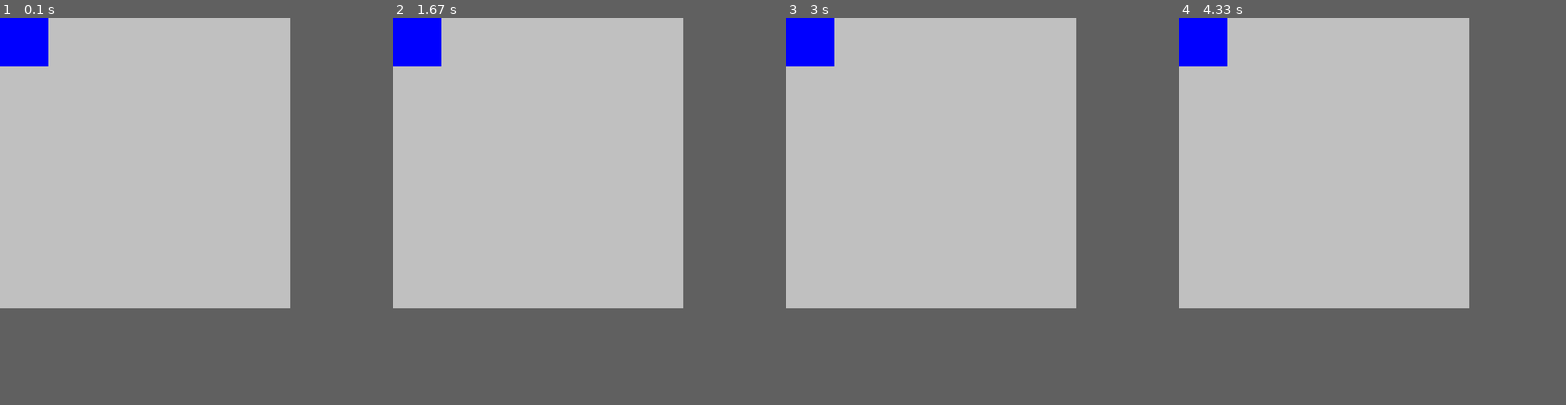
Above: before the commit, frames 1-4 (left to right).
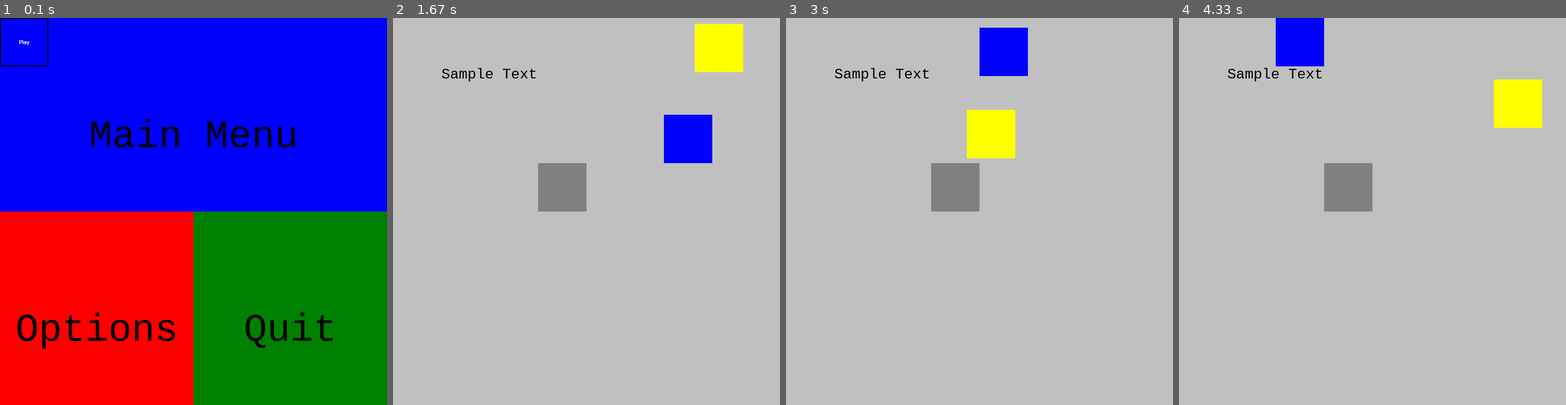
Above: after the commit, the same moments.

Repository: MrBenjaminLeBeau/PyGameTemplate
Game: pygame game, started from main.py
Same seed, same stepped clock (60 frames per second), same inputs: the game is played once before the commit and once after it.
Inputs (mouse positions are in pixels of both pictures, inside the frame that each line leads up to):
- Up to frame 1 (0.1 s): no input
- Up to frame 2 (1.67 s): click (416, 41) at 0.38 s, where only the run after the commit has a clickable "Play"; hold S 0.67-1.13 s; hold Right 0.67-1.13 s; hold D 1.17-1.63 s
- Up to frame 3 (3 s): hold Up 1.67-1.97 s; hold D 2-2.47 s; hold Left from 2.5 s (still down)
- Up to frame 4 (4.33 s): release Left at 3.03 s; hold S 3.07-3.37 s; hold Left 3.4-3.8 s; hold W 3.83-4.2 s; hold Right from 4.23 s (still down)
In our replay, the window is 600x600 before the commit and 800x800 after it. These sizes can differ from the game's own. Grey fills any space a smaller window leaves; there, only what the larger window draws over its background counts as a difference.

The runs differ from the first frame. In frame 1, 80% of the frame differs, in the area x 0-100%, y 0-100%; in frame 2, 6.5%; in frame 3, 6.5%; in frame 4, 6.5%.

Commit message:
up to date friday

Diff:
--- /dev/null
+++ b/enemy.py
@@ -0,0 +1,22 @@
+import pygame
+import settings
+import random
+
+
+class Enemy:
+    def __init__(self):
+        self.color = settings.YELLOW
+        self.box_width = 100
+        self.box_height = 100
+        self.x_pos = random.randint(0, settings.WIDTH - self.box_width)
+        self.y_pos = random.randint(0, settings.HEIGHT - self.box_height)
+
+        self.rect = pygame.Rect(self.x_pos, self.y_pos,
+                                self.box_width, self.box_height)
+
+    def update(self):
+        self.rect = pygame.Rect(self.x_pos, self.y_pos,
+                                self.box_width, self.box_height)
+
+    def draw(self, window):
+        pygame.draw.rect(window, self.color, self.rect)
--- /dev/null
+++ b/game.py
@@ -0,0 +1,42 @@
+import settings
+import pygame
+import menus
+import gui
+
+
+class Game:
+    def __init__(self):
+        self.running = False
+        self.clock = pygame.time.Clock()
+        self.walls = []
+        self.state = "main menu"
+        self.play_button = gui.Button((0, 0, 100, 100), settings.RED,
+                                 lambda: self.play_function(),
+                                 text="Play",
+                                 hover_color=settings.BLUE)
+
+    def start(self):
+        self.running = True
+
+    def play_function(self):
+        self.state = "Running"
+
+    def update(self):
+        self.clock.tick(settings.FPS)
+
+    def events(self):
+        # EVENT LOOP
+        for event in pygame.event.get():
+
+            self.play_button.check_event(event)
+
+            # Close Program on Quit
+            if event.type == pygame.QUIT:
+                self.running = False
+
+            # ALL KEYDOWN EVENTS HERE
+            if event.type == pygame.KEYDOWN:
+
+                # Press Escape to Quit
+                if event.key == pygame.K_ESCAPE:
+                    self.running = False
--- /dev/null
+++ b/gui.py
@@ -0,0 +1,101 @@
+import pygame
+import settings
+
+pygame.init()
+
+
+def draw_text(window, text, size, color, x, y, centered):
+    font = pygame.font.Font(settings.FONT, size)
+    text_surface = font.render(text, True, color)
+    text_rect = text_surface.get_rect()
+    text_rect.x = x
+    text_rect.y = y
+    if centered:
+        text_rect.midtop = (x, y)
+    window.blit(text_surface, text_rect)
+
+
+class Button(object):
+    """A fairly straight forward button class."""
+    def __init__(self, rect, color, function, **kwargs):
+        self.rect = pygame.Rect(rect)
+        self.color = color
+        self.function = function
+        self.clicked = False
+        self.hovered = False
+        self.hover_text = None
+        self.clicked_text = None
+        self.process_kwargs(kwargs)
+        self.render_text()
+
+    def process_kwargs(self, kwargs):
+        """Various optional customization you can change by passing kwargs."""
+        options = {"text": None,
+                   "font": pygame.font.Font(None, 16),
+                   "call_on_release": True,
+                    "hover_color": None,
+                    "clicked_color": None,
+                    "font_color": settings.WHITE,
+                    "hover_font_color": None,
+                    "clicked_font_color": None}
+        for kwarg in kwargs:
+            if kwarg in options:
+                options[kwarg] = kwargs[kwarg]
+            else:
+                raise AttributeError("Button has no keyword: {}".format(kwarg))
+        self.__dict__.update(options)
+
+    def render_text(self):
+        """Pre render the button text."""
+        if self.text:
+            if self.hover_font_color:
+                color = self.hover_font_color
+                self.hover_text = self.font.render(self.text, True, color)
+            if self.clicked_font_color:
+                color = self.clicked_font_color
+                self.clicked_text = self.font.render(self.text, True, color)
+            self.text = self.font.render(self.text, True, self.font_color)
+
+    def check_event(self, event):
+        """The button needs to be passed events from your program event loop."""
+        if event.type == pygame.MOUSEBUTTONDOWN and event.button == 1:
+            self.on_click(event)
+        elif event.type == pygame.MOUSEBUTTONUP and event.button == 1:
+            self.on_release(event)
+
+    def on_click(self, event):
+        if self.rect.collidepoint(event.pos):
+            self.clicked = True
+            if not self.call_on_release:
+                self.function()
+
+    def on_release(self, event):
+        if self.clicked and self.call_on_release:
+            self.function()
+        self.clicked = False
+
+    def check_hover(self):
+        if self.rect.collidepoint(pygame.mouse.get_pos()):
+            if not self.hovered:
+                self.hovered = True
+        else:
+            self.hovered = False
+
+    def update(self, surface):
+        """Update needs to be called every frame in the main loop."""
+        color = self.color
+        text = self.text
+        self.check_hover()
+        if self.clicked and self.clicked_color:
+            color = self.clicked_color
+            if self.clicked_font_color:
+                text = self.clicked_text
+        elif self.hovered and self.hover_color:
+            color = self.hover_color
+            if self.hover_font_color:
+                text = self.hover_text
+        surface.fill(pygame.Color("black"), self.rect)
+        surface.fill(color, self.rect.inflate(-4, -4))
+        if self.text:
+            text_rect = text.get_rect(center=self.rect.center)
+            surface.blit(text, text_rect)
--- a/main.py
+++ b/main.py
@@ -1,29 +1,64 @@
 import pygame
 import settings
+import player
+import enemy
+import wall
+import random
+import game
+import menus
+import gui
+
+pygame.init()
+pygame.font.init()
 
 # Set Up A Window
 window = pygame.display.set_mode((settings.WIDTH, settings.HEIGHT))
 pygame.display.set_caption(settings.TITLE)
 
+# Create Our Game
+game = game.Game()
+
+# Create a Wall Object
+wall1 = wall.Wall(300, 300)
+
+# Create Player Object
+player = player.Player(wall1)
+
+# Create Enemy Object
+enemy1 = enemy.Enemy()
+
+game.start()
+
 # MAIN LOOP
-running = True
-while running:
+while game.running:
+    # Updates
+    game.update()
+    player.update()
 
-    # EVENT LOOP
-    for event in pygame.event.get():
+    # Events
+    game.events()
 
-        # Close Program on Quit
-        if event.type == pygame.QUIT:
-            running = False
+    # Check if They Collide - MOVE LATER
+    if player.rect.colliderect(enemy1.rect):
+        enemy1.x_pos = random.randint(0, settings.WIDTH - enemy1.box_width)
+        enemy1.y_pos = random.randint(0, settings.HEIGHT - enemy1.box_height)
+        enemy1.update()
 
     # DRAW STUFF
 
     # Set Background Color
     window.fill(settings.SILVER)
 
-    # Draw Rectangle
-    # pygame.draw.rect(window, color, pygame.Rect(x pos, y pos, width, height)
-    pygame.draw.rect(window, settings.BLUE, pygame.Rect(0, 0, 100, 100))
+    if game.state == "main menu":
+        menus.main_menu(window, game.play_button)
+    else:
+        # Draw Sprites
+        player.draw(window)
+        enemy1.draw(window)
+        wall1.draw(window)
+
+        # Draw Text
+        gui.draw_text(window, "Sample Text", 30, settings.BLACK, 100, 100, False)
 
     # DISPLAY FRAME
     pygame.display.update()
--- /dev/null
+++ b/menus.py
@@ -0,0 +1,20 @@
+import settings
+import gui
+import pygame
+
+
+def main_menu(window, play_button):
+    pygame.draw.rect(window, settings.BLUE,
+                     (0, 0, settings.WIDTH, settings.HEIGHT / 2))
+    gui.draw_text(window, "Main Menu", 80, settings.BLACK,
+                  settings.WIDTH / 2, settings.HEIGHT / 4, True)
+    pygame.draw.rect(window, settings.RED,
+                     (0, settings.HEIGHT / 2, settings.WIDTH / 2, settings.HEIGHT / 2))
+    gui.draw_text(window, "Options", 80, settings.BLACK,
+                  settings.WIDTH / 4, 3 * settings.HEIGHT / 4, True)
+    pygame.draw.rect(window, settings.GREEN,
+                     (settings.WIDTH / 2, settings.HEIGHT / 2, settings.WIDTH / 2, settings.HEIGHT / 2))
+    gui.draw_text(window, "Quit", 80, settings.BLACK,
+                  3 * settings.WIDTH / 4, 3 * settings.HEIGHT / 4, True)
+
+    play_button.update(window)
--- /dev/null
+++ b/player.py
@@ -0,0 +1,69 @@
+import pygame
+import settings
+
+
+class Player:
+    def __init__(self, wall):
+        self.color = settings.BLUE
+        self.box_width = 100
+        self.box_height = 100
+        self.speed = 10
+        self.wall = wall
+
+        self.rect = pygame.Rect(0, 0, self.box_width, self.box_height)
+
+    def update(self):
+        self.keyboard_movement()
+
+    def draw(self, window):
+        pygame.draw.rect(window, self.color, self.rect)
+
+    def keyboard_movement(self):
+        dx = 0
+        dy = 0
+
+        keys = pygame.key.get_pressed()
+
+        if keys[pygame.K_w] or keys[pygame.K_UP]:
+            dy = -self.speed
+        if keys[pygame.K_s] or keys[pygame.K_DOWN]:
+            dy = self.speed
+        if keys[pygame.K_a] or keys[pygame.K_LEFT]:
+            dx = -self.speed
+        if keys[pygame.K_d] or keys[pygame.K_RIGHT]:
+            dx = self.speed
+
+        self.move(dx, dy)
+
+    def move(self, dx, dy):
+        # Move each axis separately. Note that this checks for collisions both times.
+        if dx != 0:
+            self.move_single_axis(dx, 0)
+        if dy != 0:
+            self.move_single_axis(0, dy)
+
+    def move_single_axis(self, dx, dy):
+        self.rect.x += dx
+        self.rect.y += dy
+        self.check_boundary()
+
+        # Check Wall Collision
+        if self.rect.colliderect(self.wall.rect):
+            if dy < 0:
+                self.rect.top = self.wall.rect.bottom
+            if dy > 0:
+                self.rect.bottom = self.wall.rect.top
+            if dx < 0:
+                self.rect.left = self.wall.rect.right
+            if dx > 0:
+                self.rect.right = self.wall.rect.left
+
+    def check_boundary(self):
+        if self.rect.y < 0:
+            self.rect.y = 0
+        if self.rect.y > settings.HEIGHT - self.box_height:
+            self.rect.y = settings.HEIGHT - self.box_height
+        if self.rect.x < 0:
+            self.rect.x = 0
+        if self.rect.x > settings.WIDTH - self.box_width:
+            self.rect.x = settings.WIDTH - self.box_width
--- a/settings.py
+++ b/settings.py
@@ -1,3 +1,5 @@
+import pygame
+
 # Define Colors Using RGB Codes
 WHITE      = (255, 255, 255)
 BLACK      = (  0,   0,   0)
@@ -14,7 +16,10 @@
 PINK       = (255, 105, 180)
 
 # Define Basic Window Properties
-WIDTH = 600
-HEIGHT = 600
+WIDTH = 800
+HEIGHT = 800
 FPS = 60
 TITLE = "My First Graphics"
+
+# Choose a Font
+FONT = pygame.font.match_font('courier')
--- /dev/null
+++ b/wall.py
@@ -0,0 +1,21 @@
+import pygame
+import settings
+import random
+
+
+class Wall:
+    def __init__(self, x_pos, y_pos):
+        self.color = settings.GRAY
+        self.box_width = 100
+        self.box_height = 100
+        self.x_pos = x_pos
+        self.y_pos = y_pos
+
+        self.rect = pygame.Rect(self.x_pos, self.y_pos,
+                                self.box_width, self.box_height)
+
+    def update(self):
+        pass
+
+    def draw(self, window):
+        pygame.draw.rect(window, self.color, self.rect)
